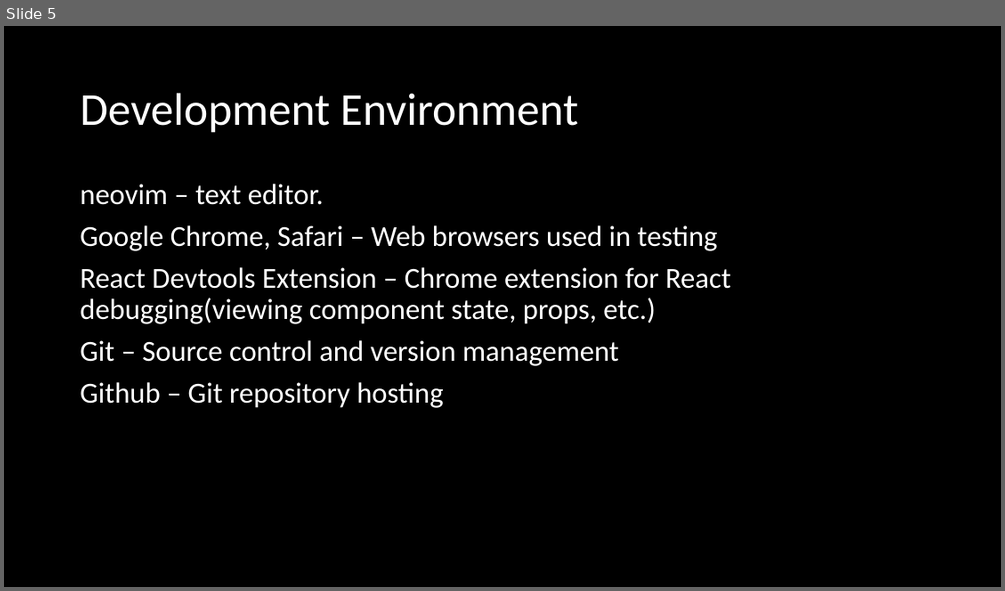
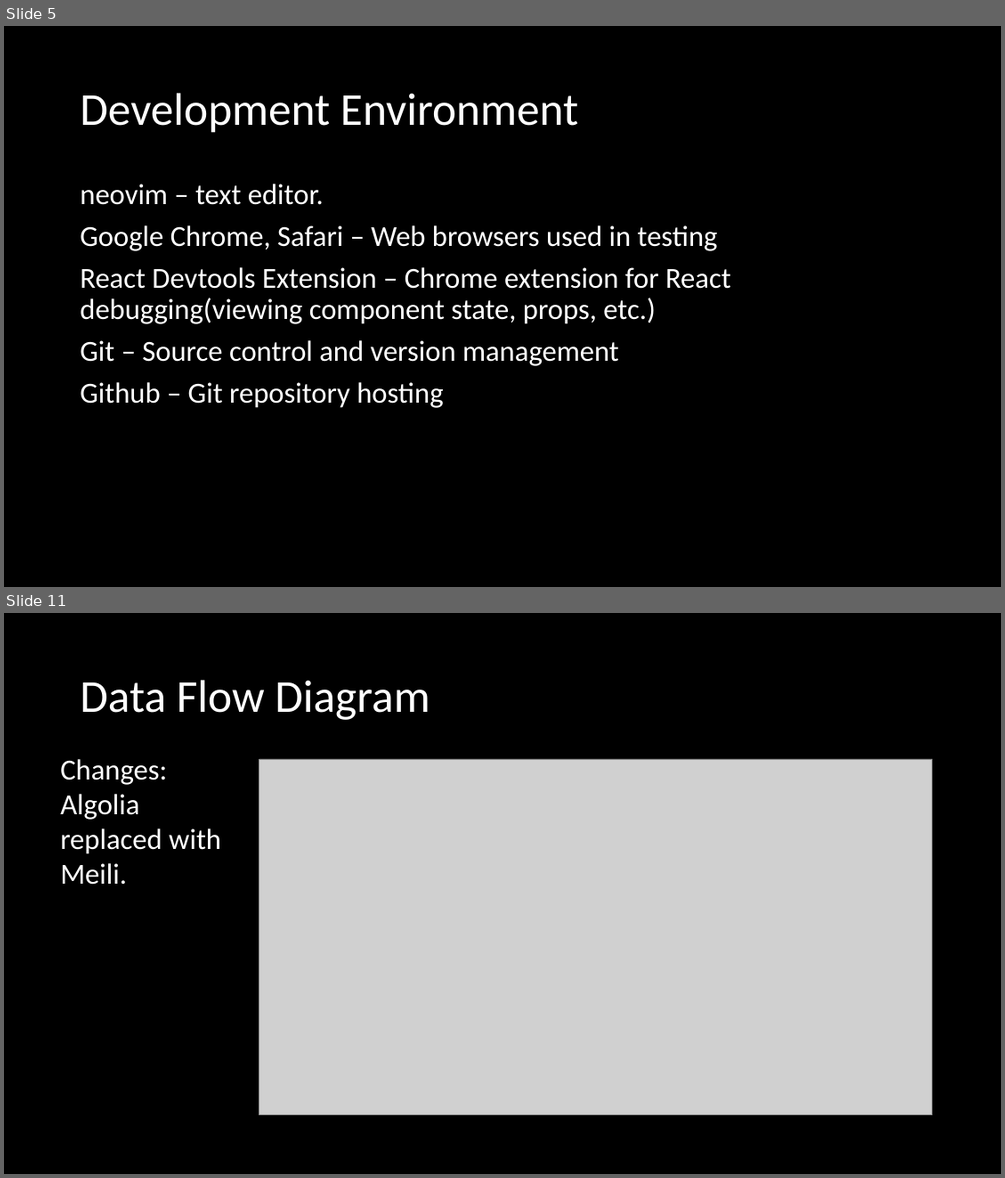
Before and after one commit to Skyward176/UnnamedFitnessApp, a slide deck: Documentation/Presentations/Final Presentation.pptx. Shown one above the other, each under a label of ours: slide 5 before the commit, slides 5 and 11 after it; the slides between them are not shown. The pictures are 1005x591 and 1005x1178 pixels, drawn with LibreOffice and Linux fonts; fonts in the diff are those of the drawing; grey boxes stand for pictures. Boxes give left, top, right and bottom in pixels: in the first picture for what was removed or moved away, otherwise in the second. Text is boxed around its words. In the diff, an @@ line names an element or a change of style, - is before the commit and + after.

```diff
--- a/Documentation/Presentations/Final Presentation.pptx
+++ b/Documentation/Presentations/Final Presentation.pptx
@@ slide 11 added at [4, 613, 1001, 1174], background #000000 @@
@@ title added at [80, 680, 429, 720], 44 pt, text #FFFFFF @@
+Data Flow Diagram
@@ text added at [60, 759, 221, 884], 28 pt, text #FFFFFF @@
+Changes:
+Algolia replaced with Meili.
@@ picture added at [259, 759, 932, 1115] @@
```
Also in this commit, not shown: 4 slides changed, 15 other slides added, 1 slide removed, 3 other files.
